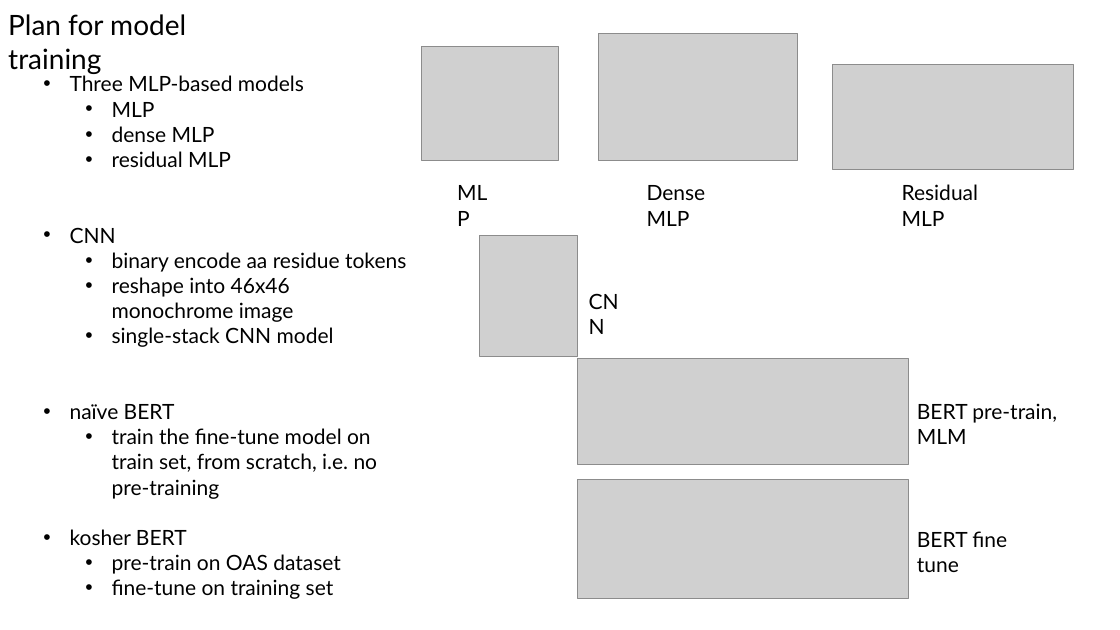
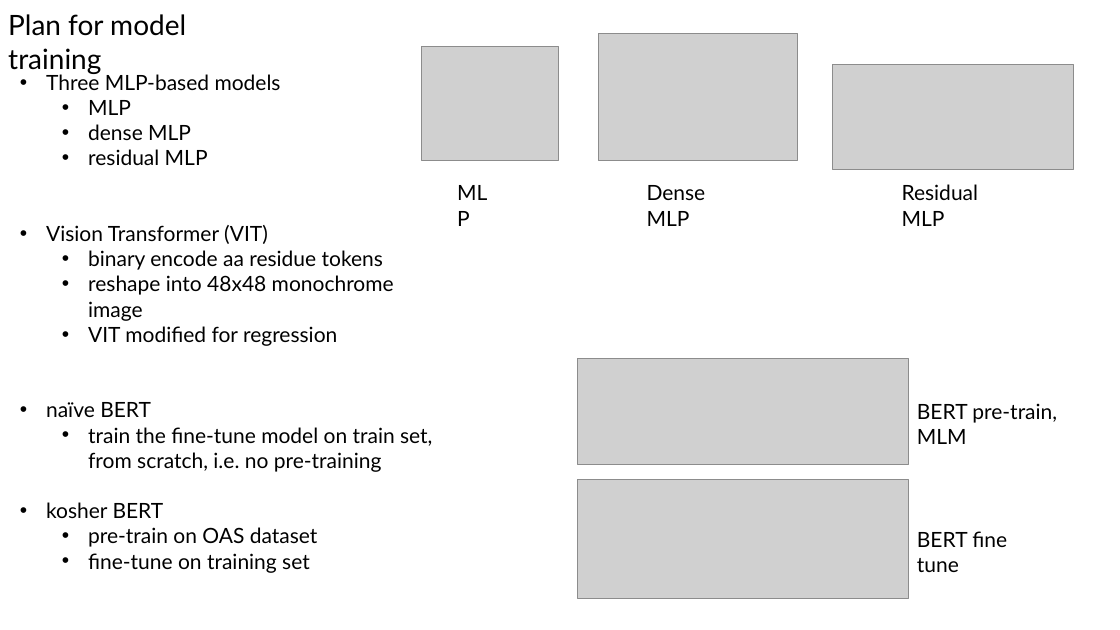
Before and after one commit to planaria158/BERT-antibody-antigen-binding-energy, a slide deck: slide 6 of Homework-aAlphaBio.pptx (slide 4 before the commit). Drawn at 1120x630 pixels with LibreOffice and Linux fonts; fonts in the diff are those of the drawing; grey boxes stand for pictures. Boxes give left, top, right and bottom in pixels: in the first picture for what was removed or moved away, otherwise in the second. Text is boxed around its words. In the diff, an @@ line names an element or a change of style, - is before the commit and + after.

```diff
--- a/Homework-aAlphaBio.pptx
+++ b/Homework-aAlphaBio.pptx
@@ text "Three MLP-based models": place and size @@
-text "Three MLP-based models" at (70,73,406,599)
+text "Three MLP-based models" at (46,71,432,573)
@@ text at (46,225,268,244): text changed @@
-• CNN
+• Vision Transformer (VIT)
@@ picture removed at (480,235,578,356) @@
@@ text at (88,275,394,346): text changed @@
-  • reshape into 46x46 monochrome image
-  • single-stack CNN model
+  • reshape into 48x48 monochrome image
+  • VIT modified for regression
@@ text removed at (581,284,642,318) @@
-CNN
```
Also in this commit, not shown: 2 other slides changed, 4 slides added, 2 slides removed.
